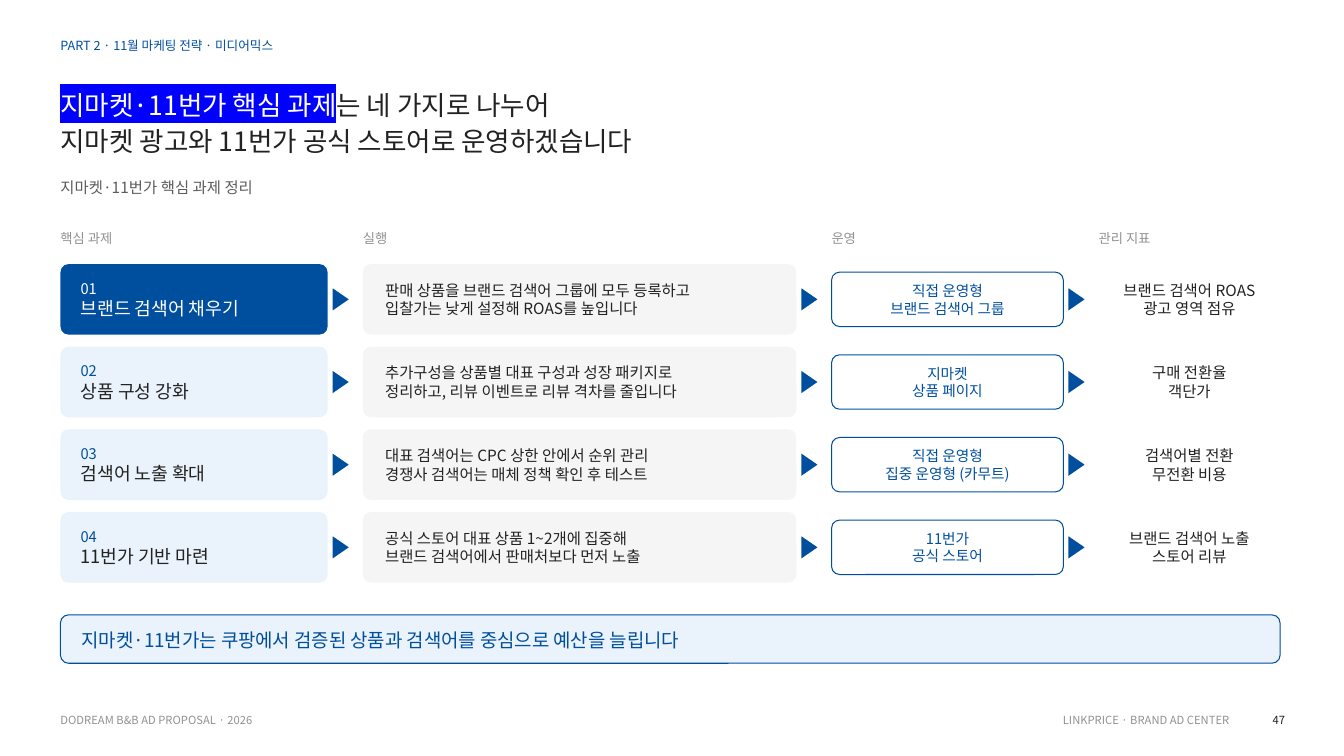
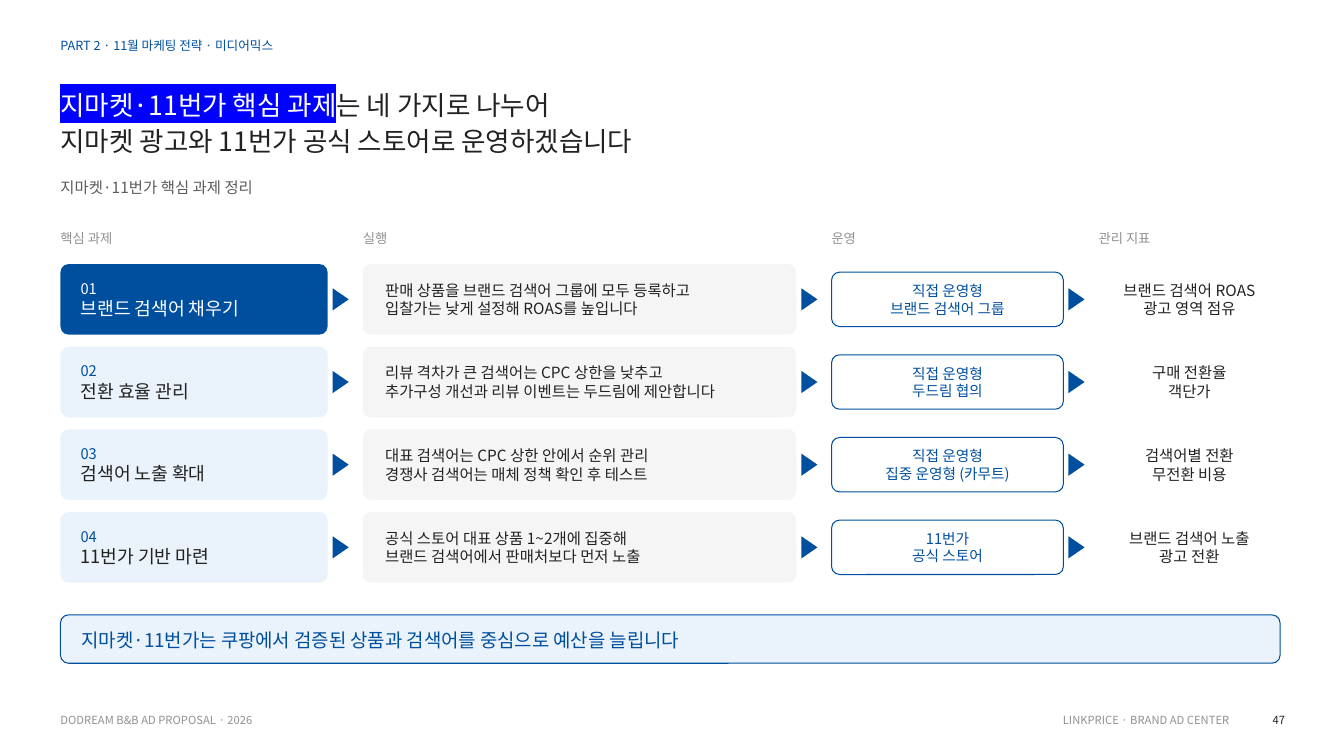
Before and after one commit to sonnet24/mypage, a slide deck: slide 47 of 두드림_11월_광고운영제안서_Ver4_수정.pptx. Drawn at 1344x756 pixels with LibreOffice and Linux fonts; fonts in the diff are those of the drawing. Boxes give left, top, right and bottom in pixels: in the first picture for what was removed or moved away, otherwise in the second. Text is boxed around its words. In the diff, an @@ line names an element or a change of style, - is before the commit and + after.

```diff
--- a/두드림_11월_광고운영제안서_Ver4_수정.pptx
+++ b/두드림_11월_광고운영제안서_Ver4_수정.pptx
@@ text at box(81, 383, 189, 400): text changed @@
-상품 구성 강화
+전환 효율 관리
@@ text at box(385, 365, 715, 399): text changed @@
-추가구성을 상품별 대표 구성과 성장 패키지로
-정리하고, 리뷰 이벤트로 리뷰 격차를 줄입니다
+리뷰 격차가 큰 검색어는 CPC 상한을 낮추고
+추가구성 개선과 리뷰 이벤트는 두드림에 제안합니다
@@ text at box(912, 366, 983, 397): text changed @@
-지마켓
-상품 페이지
+직접 운영형
+두드림 협의
@@ text at box(1159, 549, 1219, 563): text changed @@
-스토어 리뷰
+광고 전환
```
Also in this commit, not shown: 6 other slides changed.
